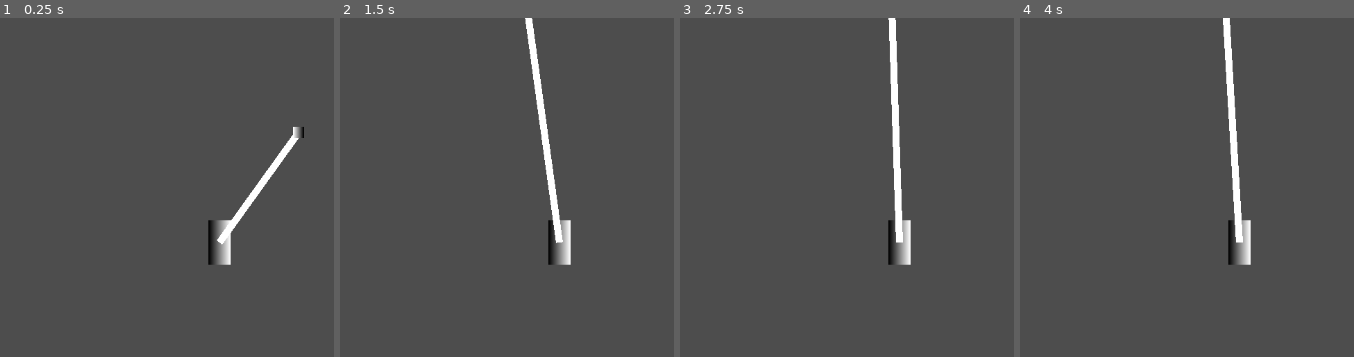
Above: before the commit, frames 1-4 (left to right).
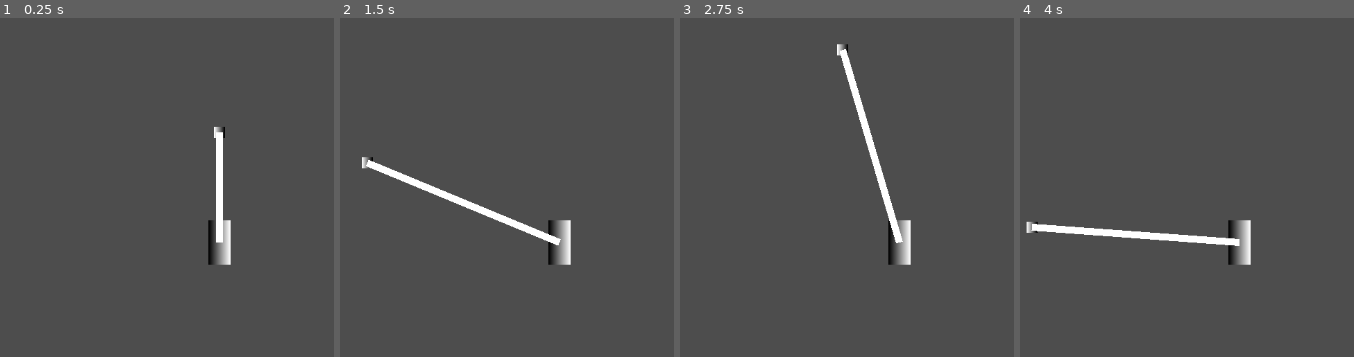
Above: after the commit, the same moments.

Repository: Blulow/majorjam
Game: Godot game, scene res://scenes/game.tscn
The game is run twice, just before and just after one commit, with the same random seed, the same clock (stepped at 60 frames per second) and the same inputs.
Inputs:
- Up to frame 1 (0.25 s): no input
- Up to frame 2 (1.5 s): hold Right (right) from 0.53 s (still down); tap Up (jump) at 0.77 s
- Up to frame 3 (2.75 s): tap Up (jump) at 1.52 s; release Right (right) at 2.03 s; hold Left (left) from 2.03 s (still down)
- Up to frame 4 (4 s): release Left (left) at 2.78 s; hold Right (right) from 2.78 s (still down); tap Up (jump) at 3.02, 3.77 s

The runs differ from the first frame. In frame 1, 1.6% of the frame differs, in the area x 64-92%, y 32-67%; in frame 2, 2.9%; in frame 3, 2.7%; in frame 4, 2.9%, in the area x 1-67%, y 0-68%.

Commit message:
add: rope springy effect

Diff:
--- a/scenes/anchor.tscn
+++ b/scenes/anchor.tscn
@@ -10,7 +10,7 @@
 width = 16
 height = 16
 
-[node name="Anchor" type="Node2D" unique_id=2015515689 groups=["anchors"]]
+[node name="Anchor" type="StaticBody2D" unique_id=791452708]
 script = ExtResource("1_gdjek")
 
 [node name="Sprite2D" type="Sprite2D" parent="." unique_id=1669435227]
--- a/scenes/components/rope_attach.tscn
+++ /dev/null
@@ -1,6 +0,0 @@
-[gd_scene format=3 uid="uid://buujo58ba0lbr"]
-
-[ext_resource type="Script" uid="uid://cnltwp64nun8v" path="res://scripts/rope/rope_attach.gd" id="1_fkogs"]
-
-[node name="RopeAttach" type="Node2D" unique_id=1252146343]
-script = ExtResource("1_fkogs")
--- a/scenes/game.tscn
+++ b/scenes/game.tscn
@@ -1,7 +1,6 @@
 [gd_scene format=3 uid="uid://bxuaaxvxuv5cv"]
 
 [ext_resource type="PackedScene" uid="uid://d0qsxl5ra6nui" path="res://scenes/player.tscn" id="2_yqjtg"]
-[ext_resource type="PackedScene" uid="uid://buujo58ba0lbr" path="res://scenes/components/rope_attach.tscn" id="3_lbhrr"]
 [ext_resource type="PackedScene" uid="uid://bgmor4w06xkc5" path="res://scenes/anchor.tscn" id="3_lnu2h"]
 [ext_resource type="PackedScene" uid="uid://bv44pj8q4xpe3" path="res://scenes/rope.tscn" id="4_lbhrr"]
 
@@ -12,12 +11,10 @@
 
 [node name="Camera2D" type="Camera2D" parent="Player" unique_id=3078971]
 
-[node name="Rope" parent="Player" unique_id=1075735704 instance=ExtResource("4_lbhrr")]
+[node name="Anchor" parent="." unique_id=2015515689 instance=ExtResource("3_lnu2h")]
+position = Vector2(0, -198)
 
-[node name="RopeAttach" parent="Player/Rope" unique_id=1252146343 node_paths=PackedStringArray("rope", "obj1", "obj2") instance=ExtResource("3_lbhrr")]
-rope = NodePath("..")
-obj1 = NodePath("../..")
-obj2 = NodePath("../../../Anchor")
-
-[node name="Anchor" parent="." unique_id=2015515689 instance=ExtResource("3_lnu2h")]
-position = Vector2(114, -198)
+[node name="Rope" parent="." unique_id=1075735704 node_paths=PackedStringArray("obj1", "obj2") instance=ExtResource("4_lbhrr")]
+position = Vector2(0, -198)
+obj1 = NodePath("../Player")
+obj2 = NodePath("../Anchor")
--- a/scenes/rope.tscn
+++ b/scenes/rope.tscn
@@ -1,9 +1,15 @@
 [gd_scene format=3 uid="uid://bv44pj8q4xpe3"]
 
-[ext_resource type="Script" uid="uid://3q8pe12eka62" path="res://scripts/rope.gd" id="1_icxtj"]
+[ext_resource type="Script" uid="uid://3q8pe12eka62" path="res://scripts/rope/rope.gd" id="1_icxtj"]
 [ext_resource type="PackedScene" uid="uid://ccvjkjhj41m7v" path="res://scenes/components/rope_spring.tscn" id="2_ghbyf"]
+[ext_resource type="Script" uid="uid://x2vg5dawig73" path="res://scripts/rope/rope_line.gd" id="3_vlfmi"]
 
-[node name="Rope" type="Line2D" unique_id=1075735704]
+[node name="Rope" type="Node2D" unique_id=557276012]
 script = ExtResource("1_icxtj")
 
-[node name="RopeSpring" parent="." unique_id=496788382 instance=ExtResource("2_ghbyf")]
+[node name="RopeSpring" parent="." unique_id=496788382 node_paths=PackedStringArray("rope") instance=ExtResource("2_ghbyf")]
+rope = NodePath("..")
+
+[node name="RopeLine" type="Line2D" parent="." unique_id=1691879384 node_paths=PackedStringArray("rope")]
+script = ExtResource("3_vlfmi")
+rope = NodePath("..")
--- /dev/null
+++ b/scripts/physics_adapters/character_adapter.gd
@@ -0,0 +1,13 @@
+extends PhysicsAdapter
+class_name CharacterAdapter
+
+var body: CharacterBody2D
+
+func _init(b) -> void: body = b
+
+func get_position() -> Vector2: return body.global_position
+func set_position(p: Vector2) -> void: body.global_position = p
+func get_velocity() -> Vector2: return body.velocity
+func set_velocity(v: Vector2) -> void:
+	body.velocity = v
+	body.move_and_slide()
--- /dev/null
+++ b/scripts/physics_adapters/physics_adapter.gd
@@ -0,0 +1,7 @@
+extends Node
+class_name PhysicsAdapter
+
+func get_position() -> Vector2: return Vector2.ZERO
+func set_position(p: Vector2) -> void: pass
+func get_velocity() -> Vector2: return Vector2.ZERO
+func set_velocity(v: Vector2) -> void: pass
--- /dev/null
+++ b/scripts/physics_adapters/physics_adapter_factory.gd
@@ -0,0 +1,10 @@
+extends Node
+class_name PhysicsAdapterFactory
+
+static func create(body: Node2D) -> PhysicsAdapter:
+	if body is CharacterBody2D:
+		return CharacterAdapter.new(body)
+	elif body is StaticBody2D:
+		return StaticAdapter.new(body)
+
+	return PhysicsAdapter.new()
--- /dev/null
+++ b/scripts/physics_adapters/static_adapter.gd
@@ -0,0 +1,11 @@
+extends PhysicsAdapter
+class_name StaticAdapter
+
+var body: StaticBody2D
+
+func _init(b) -> void: body = b
+
+func get_position() -> Vector2: return body.global_position
+func set_position(p: Vector2) -> void: body.global_position = p
+func get_velocity() -> Vector2: return Vector2.ZERO
+func set_velocity(v: Vector2) -> void: pass
--- a/scripts/rope.gd
+++ /dev/null
@@ -1,3 +0,0 @@
-extends Line2D
-
-var length: float = 0.0
--- /dev/null
+++ b/scripts/rope/rope.gd
@@ -0,0 +1,5 @@
+extends Node2D
+
+@export var obj1: Node2D
+@export var obj2: Node2D
+var max_length: float = 300.0
--- a/scripts/rope/rope_attach.gd
+++ /dev/null
@@ -1,19 +0,0 @@
-extends Node2D
-
-@export var rope: Line2D
-@export var obj1: Node2D
-@export var obj2: Node2D
-
-func _process(delta: float) -> void:
-	if obj1 == null or obj2 == null: return
-
-	var p1 = to_local(obj1.global_position)
-	var p2 = to_local(obj2.global_position)
-
-	rope.points = [p1, p2]
-
-	rope.length = p1.distance_to(p2)
-
-func set_rope_attach(_obj1, _obj2):
-	obj1 = _obj1
-	obj2 = _obj2
--- /dev/null
+++ b/scripts/rope/rope_line.gd
@@ -0,0 +1,9 @@
+extends Line2D
+
+@export var rope: Node2D
+
+func _process(delta: float) -> void:
+	points = [
+		to_local(rope.obj1.global_position),
+		to_local(rope.obj2.global_position)
+	]
--- a/scripts/rope/rope_spring.gd
+++ b/scripts/rope/rope_spring.gd
@@ -1,11 +1,35 @@
 extends Node2D
 
 @export var rope: Node2D
-@export var spring_strength: float = 30.0
-@export var damping : float = 5.0
+@export var spring_strength: float = 10
+@export var damping : float = 10
 
-func _ready() -> void:
-	pass
+func _physics_process(delta: float) -> void:
+	if rope.obj1 == null or rope.obj2 == null: return
+	apply_force(PhysicsAdapterFactory.create(rope.obj1), PhysicsAdapterFactory.create(rope.obj2), delta)
 
-func _process(delta: float) -> void:
-	pass
+func apply_force(a: PhysicsAdapter, b: PhysicsAdapter, delta: float) -> void:
+	var pa = a.get_position()
+	var pb = b.get_position()
+
+	var delta_vec = pa - pb
+	var dist = delta_vec.length()
+
+	if dist <= rope.max_length or dist == 0:
+		return
+
+	var dir = delta_vec / dist
+	var stretch = dist - rope.max_length
+	var correction = dir * stretch * 0.5
+
+	var va = a.get_velocity()
+	var vb = b.get_velocity()
+	var rel_vel = (va - vb).dot(dir)
+
+	if rel_vel > 0:
+		var damp = dir * rel_vel * 1.8
+		a.set_velocity(va - damp)
+		b.set_velocity(vb + damp)
+
+	a.set_position(pa - correction)
+	b.set_position(pb + correction)
Not shown, added: scripts/physics_adapters/character_adapter.gd.uid
Not shown, added: scripts/physics_adapters/physics_adapter.gd.uid
Not shown, added: scripts/physics_adapters/physics_adapter_factory.gd.uid
Not shown, added: scripts/physics_adapters/static_adapter.gd.uid
Renamed: scripts/rope.gd.uid -> scripts/rope/rope.gd.uid
Not shown, removed: scripts/rope/rope_attach.gd.uid
Not shown, added: scripts/rope/rope_line.gd.uid
